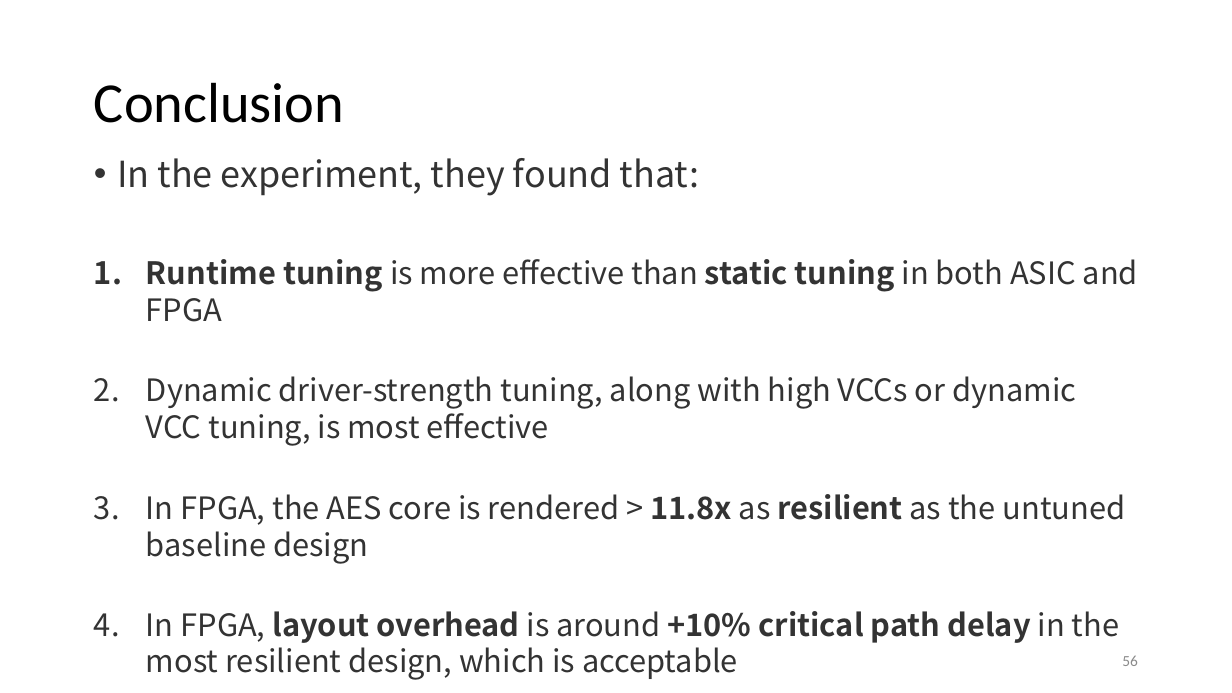
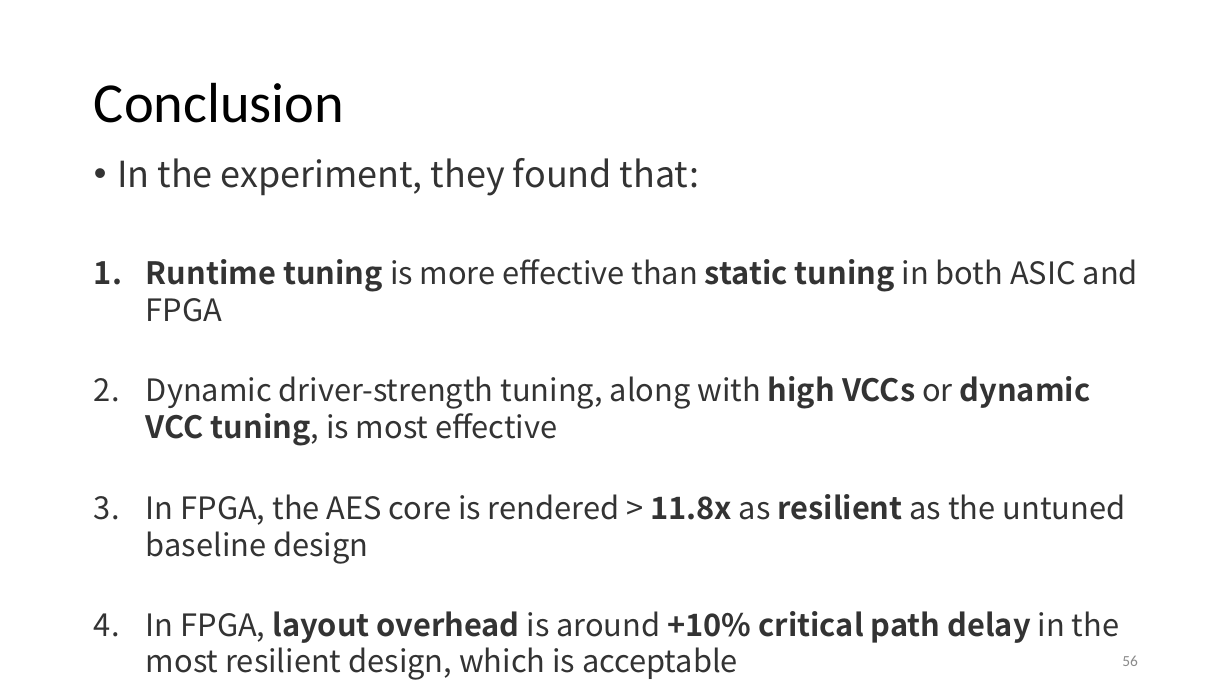
Before and after one commit to Pacific-Feng-Studuies/Studied-Papers, a slide deck: slide 57 of GM/X-Volt Joint Tuning of Driver Strengths and Supply Voltages/X-Volt Joint Tuning of Driver Strengths and Supply Voltages.pptx. Drawn at 1232x693 pixels with LibreOffice and Linux fonts; fonts in the diff are those of the drawing. Boxes give left, top, right and bottom in pixels: in the first picture for what was removed or moved away, otherwise in the second. Text is boxed around its words. In the diff, an @@ line names an element or a change of style, - is before the commit and + after.

```diff
--- a/GM/X-Volt Joint Tuning of Driver Strengths and Supply Voltages/X-Volt Joint Tuning of Driver Strengths and Supply Voltages.pptx
+++ b/GM/X-Volt Joint Tuning of Driver Strengths and Supply Voltages/X-Volt Joint Tuning of Driver Strengths and Supply Voltages.pptx
@@ text at (146,376,1091,446): bold on in "high VCCs dynamic VCC tuning," @@
```
Also in this commit, not shown: 3 other slides changed.
